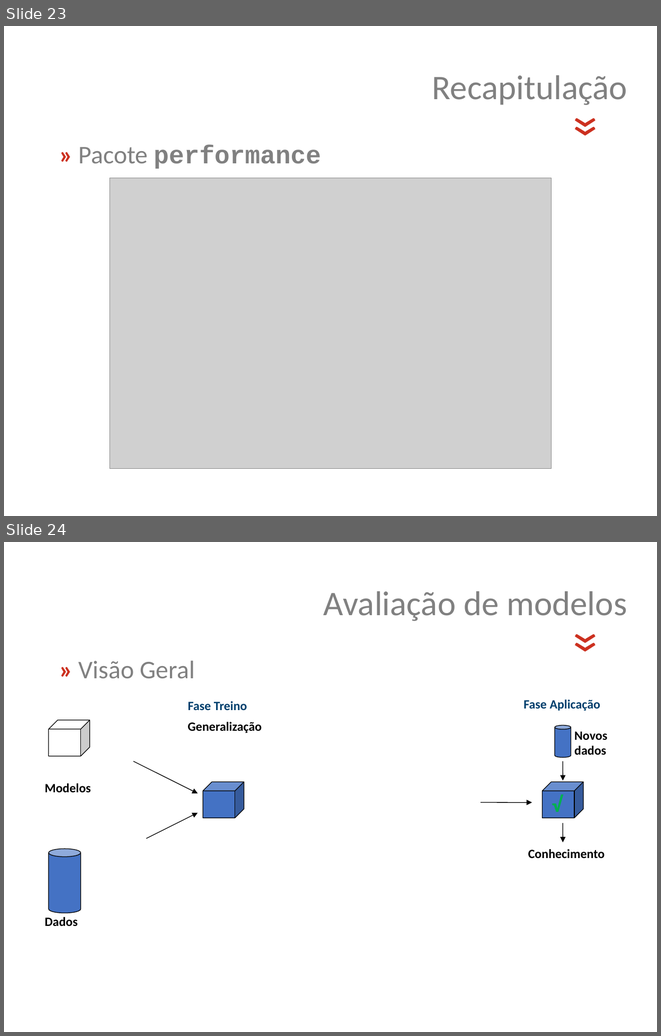
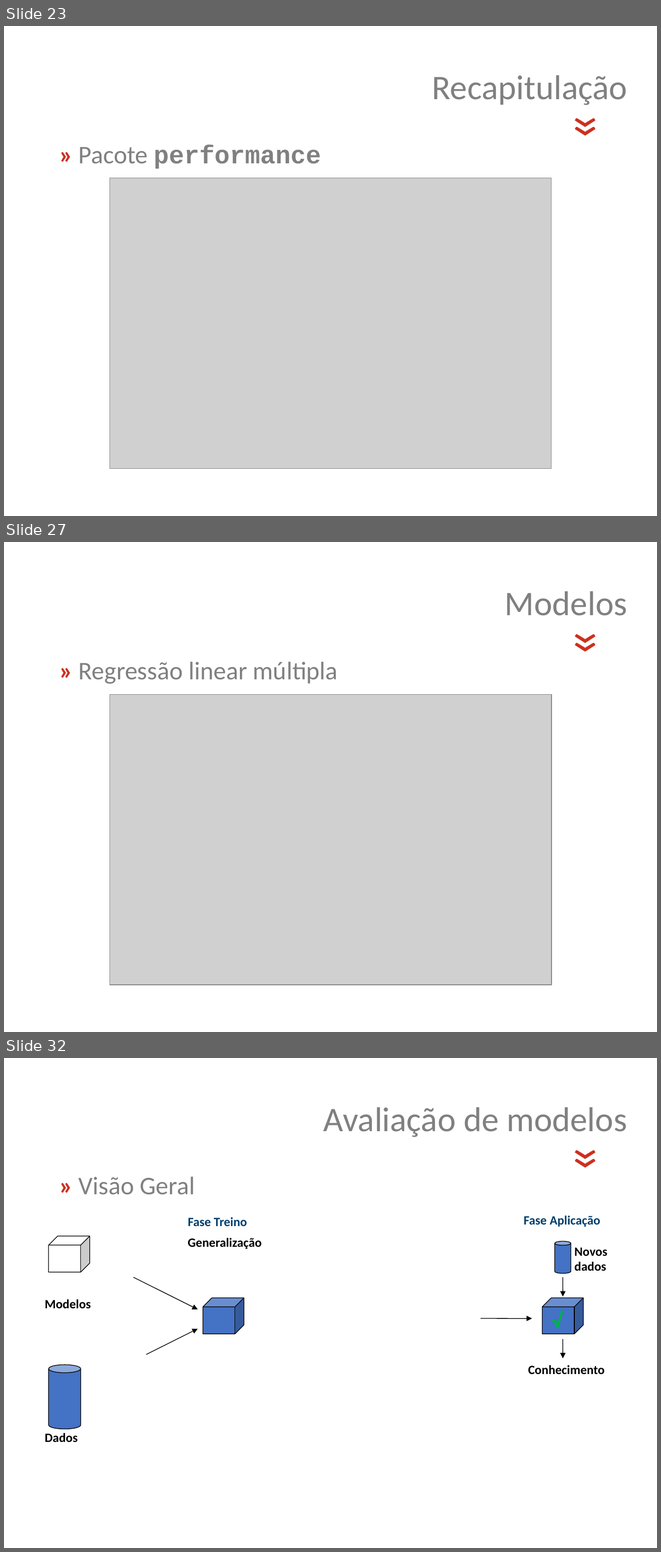
Before and after one commit to jsollari/DSR-II2024, a slide deck: docs/DSR-II2024_JL_slides.pptx. Shown one above the other, each under a label of ours: slides 23 and 24 before the commit, slides 23, 27 and 32 after it; the slides between them are not shown. The pictures are 661x1036 and 661x1552 pixels, drawn with LibreOffice and Linux fonts; fonts in the diff are those of the drawing; grey boxes stand for pictures; background and template pictures are left out. Boxes give left, top, right and bottom in pixels: in the first picture for what was removed or moved away, otherwise in the second. Text is boxed around its words. In the diff, an @@ line names an element or a change of style, - is before the commit and + after.

```diff
--- a/docs/DSR-II2024_JL_slides.pptx
+++ b/docs/DSR-II2024_JL_slides.pptx
@@ slide 27 added at [4, 542, 657, 1032], background #FFFFFF @@
@@ text added at [505, 591, 627, 616], 38 pt, text #808080 @@
+Modelos
@@ text added at [541, 627, 613, 663], 60 pt, text #CC301F @@
+«
@@ text added at [79, 662, 338, 684], 28 pt, text #808080 @@
+» Regressão linear múltipla
@@ picture added at [110, 694, 552, 985] @@
@@ what was slide 24 is now slide 32 @@
```
Also in this commit, not shown: 11 slides changed, 8 other slides added, 35 other files.
